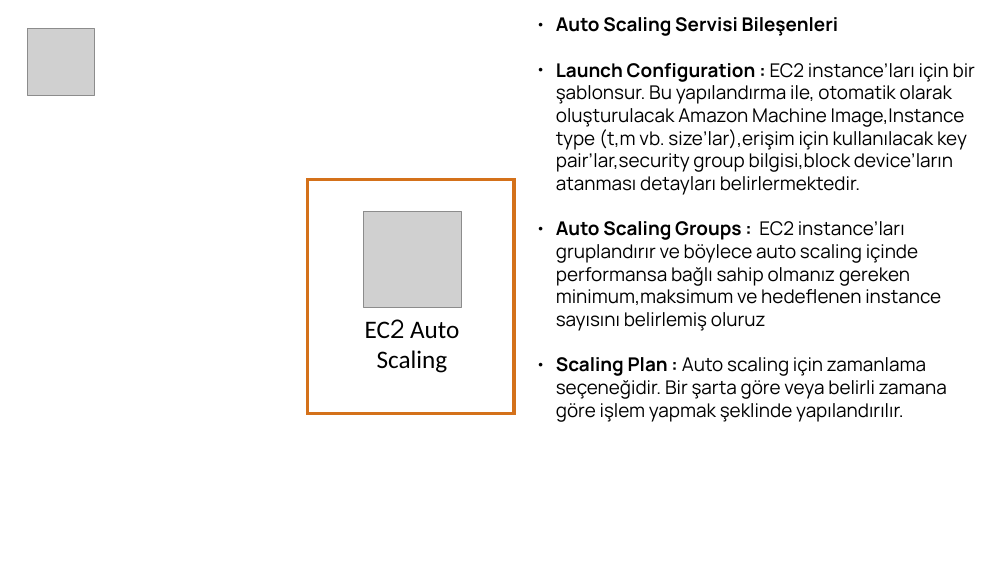
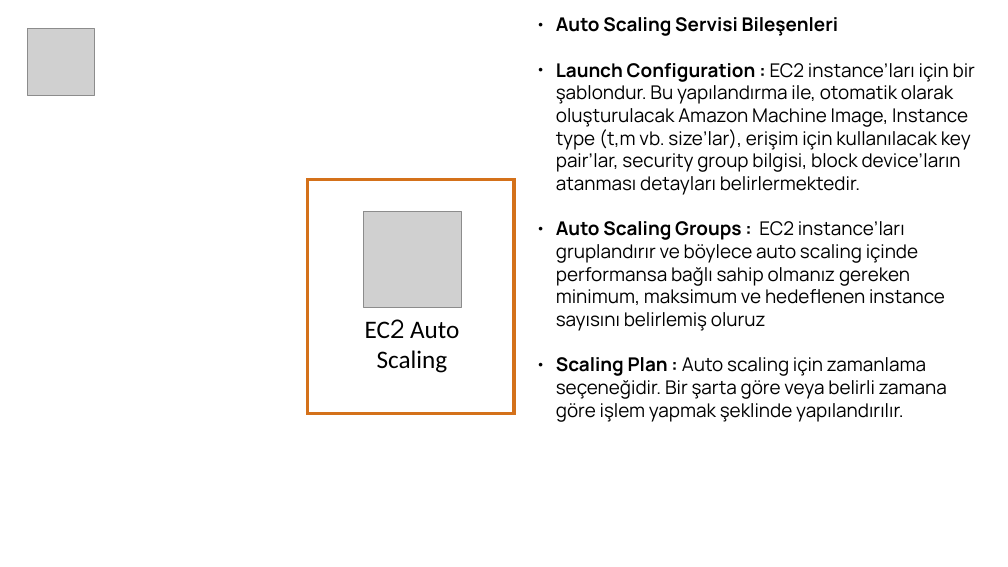
Before and after one commit to naimalpermuhacir/aws-webinar-presentation, a slide deck: slide 11 of creating-a-high-available-environment/01_creating-a-high-available-environment.odp (slide 12 before the commit). Drawn at 1008x567 pixels with LibreOffice and Linux fonts; fonts in the diff are those of the drawing; grey boxes stand for pictures; background and template pictures are left out. Boxes give left, top, right and bottom in pixels: in the first picture for what was removed or moved away, otherwise in the second. Text is boxed around its words. In the diff, an @@ line names an element or a change of style, - is before the commit and + after.

```diff
--- a/creating-a-high-available-environment/01_creating-a-high-available-environment.odp
+++ b/creating-a-high-available-environment/01_creating-a-high-available-environment.odp
@@ text at <box>556,63,975,331</box>: text changed @@
-● Launch Configuration : EC2 instance’ları için bir şablonsur. Bu yapılandırma ile, otomatik olarak oluşturulacak Amazon Machine Image,Instance type (t,m vb. size’lar),erişim için kullanılacak key pair’lar,security group bilgisi,block device’ların atanması detayları belirlermektedir.
-● Auto Scaling Groups : EC2 instance’ları gruplandırır ve böylece auto scaling içinde performansa bağlı sahip olmanız gereken minimum,maksimum ve hedeflenen instance sayısını belirlemiş oluruz
+● Launch Configuration : EC2 instance’ları için bir şablondur. Bu yapılandırma ile, otomatik olarak oluşturulacak Amazon Machine Image, Instance type (t,m vb. size’lar), erişim için kullanılacak key pair’lar, security group bilgisi, block device’ların atanması detayları belirlermektedir.
+● Auto Scaling Groups : EC2 instance’ları gruplandırır ve böylece auto scaling içinde performansa bağlı sahip olmanız gereken minimum, maksimum ve hedeflenen instance sayısını belirlemiş oluruz
```
Also in this commit, not shown: 2 other slides changed, 1 slide removed, 8 other files.
